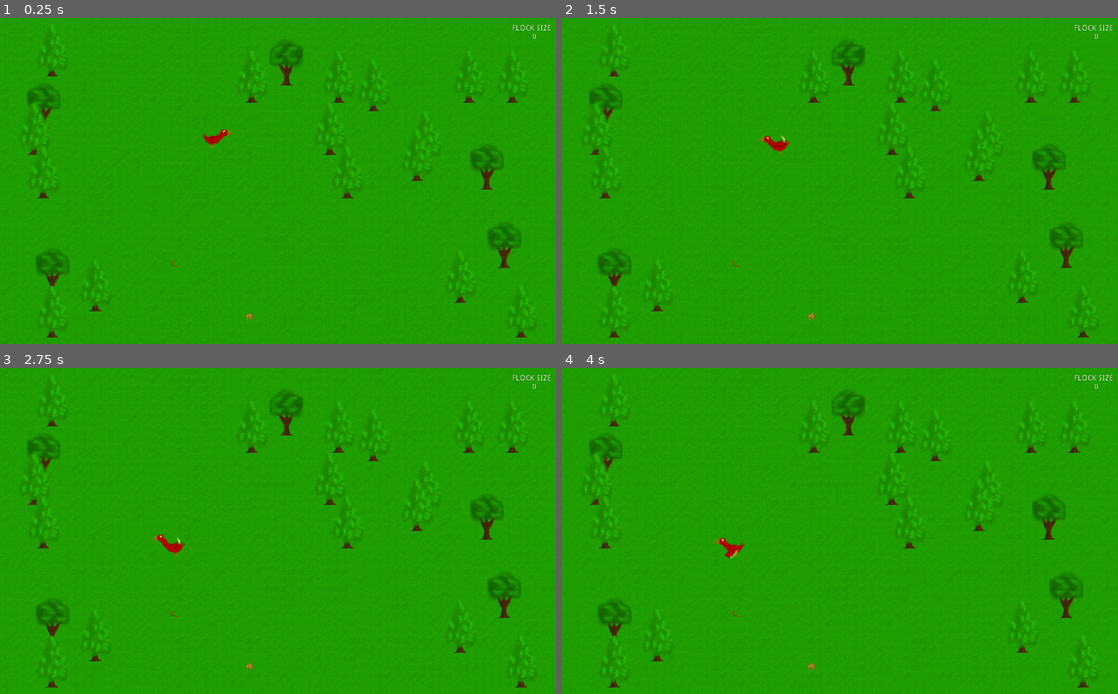
Above: before the commit, frames 1-4 (two rows, left to right).
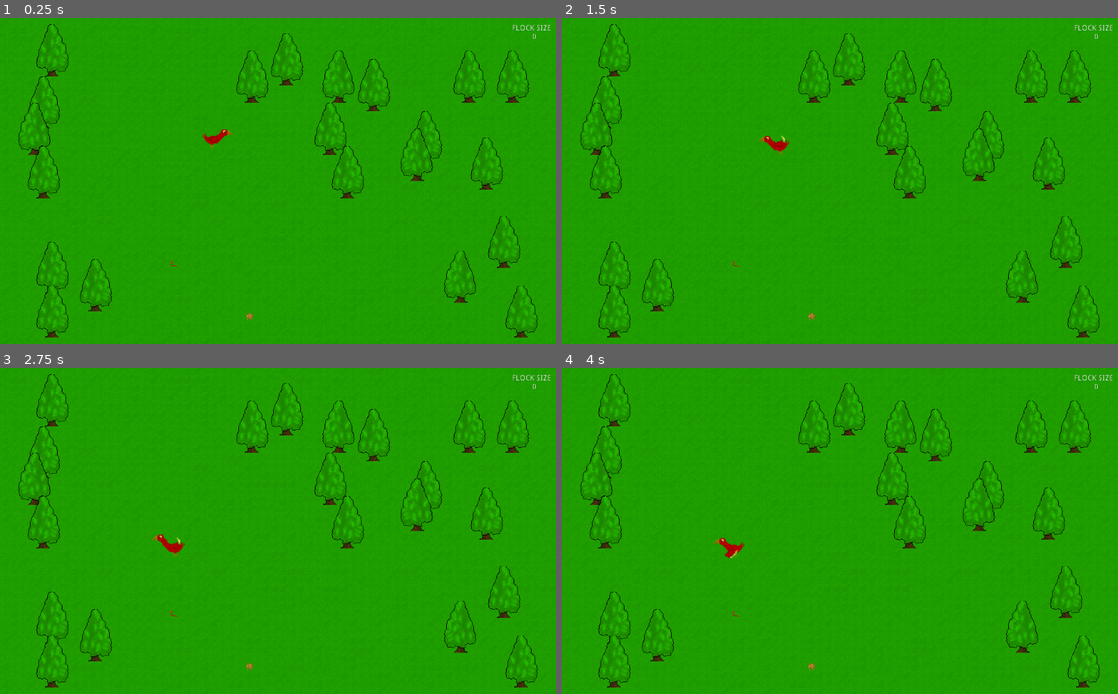
Above: after the commit, the same moments.

Repository: NastyDrac/Point-and-Flock
Game: Godot game, scene res://Nodes/Map.tscn
Same seed, same stepped clock (60 frames per second), same inputs: the game is played once before the commit and once after it.
Inputs (mouse positions are in pixels of both pictures, inside the frame that each line leads up to):
- Up to frame 1 (0.25 s): no input
- Up to frame 2 (1.5 s): tap Enter at 0.5 s; move the mouse to (778, 135) at 0.52 s; click (778, 135) at 0.6 s; tap Space at 1.25 s; move the mouse to (728, 197) at 1.27 s; click (728, 197) at 1.35 s
- Up to frame 3 (2.75 s): move the mouse to (333, 459) at 2.02 s; click (333, 459) at 2.1 s
- Up to frame 4 (4 s): move the mouse to (812, 596) at 2.77 s; click (812, 596) at 2.85 s; tap Enter at 3.5 s; move the mouse to (1006, 579) at 3.52 s; click (1006, 579) at 3.6 s

The runs differ from the first frame. In frame 1, 3.4% of the frame differs, in the area x 3-97%, y 1-99%; in frame 2, 3.4%; in frame 3, 3.4%; in frame 4, 3.4%.

Commit message:
better trees

Diff:
--- a/Nodes/Map.tscn
+++ b/Nodes/Map.tscn
@@ -141,7 +141,7 @@
 collision_layer = 0
 collision_mask = 0
 format = 1
-tile_data = PoolIntArray( -1114140, 0, 0, -1048577, 536870914, 0, -917509, 0, 0, -983035, 0, 0, -983020, 0, 0, -983015, 0, 0, -917495, 0, 0, -720925, 2, 0, -524318, 536870913, 0, -589820, 0, 0, -524273, 0, 0, -393202, 0, 0, -327658, 2, 0, -196637, 0, 0, -262138, 0, 0, 262168, 2, 0, 524260, 2, 0, 524307, 0, 0, 655337, 0, 0, 851940, 0, 0, 786458, 0, 0 )
+tile_data = PoolIntArray( -1114140, 0, 0, -1048577, 0, 0, -917509, 0, 0, -983035, 536870912, 0, -983020, 0, 0, -983015, 0, 0, -917495, 0, 0, -720925, 0, 0, -524318, 536870912, 0, -589820, 0, 0, -524273, 0, 0, -393202, 536870912, 0, -327658, 0, 0, -196637, 0, 0, -262138, 0, 0, 262168, 0, 0, 524260, 0, 0, 524307, 536870912, 0, 655337, 0, 0, 851940, 0, 0, 786458, 0, 0 )
 
 [node name="Label" type="Label" parent="."]
 margin_left = 452.0
Binary file changed: RPG Nature Tileset.png
